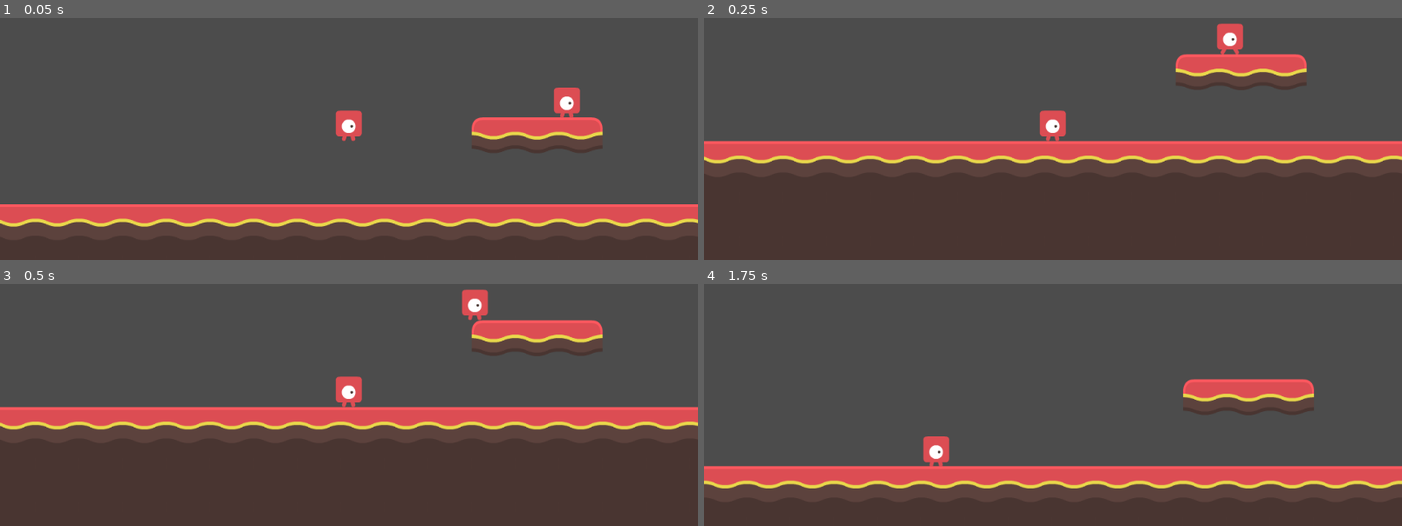
Above: before the commit, frames 1-4 (two rows, left to right).
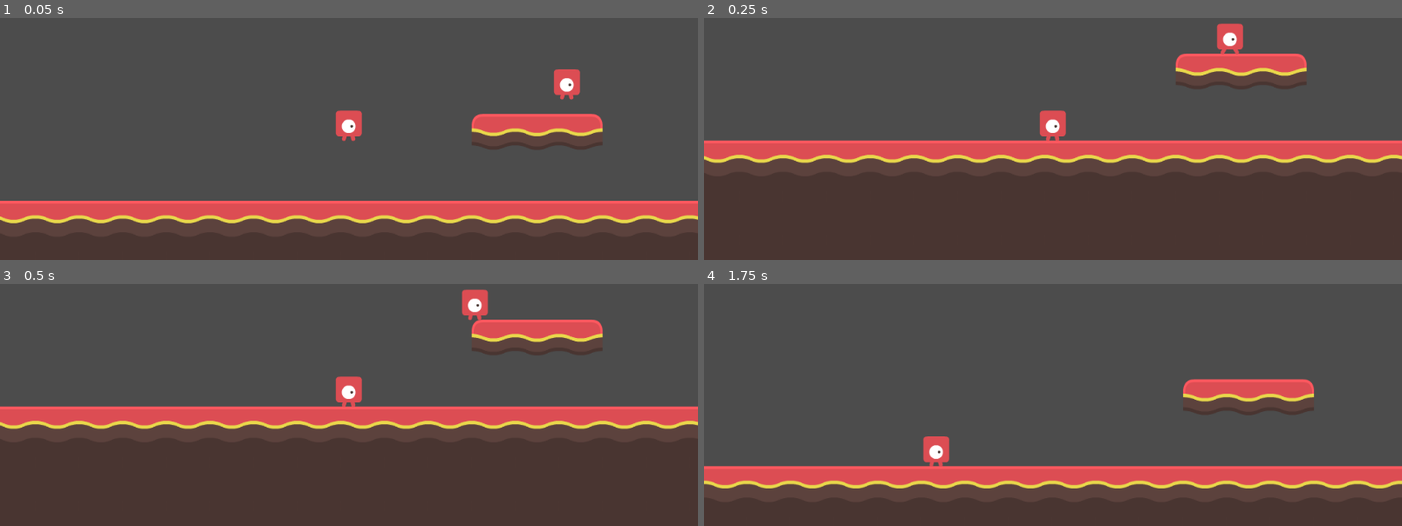
Above: after the commit, the same moments.

Repository: Adimac93/trying-godot
Game: Godot game, scene res://Main.tscn
The game is run twice, just before and just after one commit, with the same random seed, the same clock (stepped at 60 frames per second) and the same inputs.
Inputs:
- Up to frame 1 (0.05 s): no input
- Up to frame 2 (0.25 s): no input
- Up to frame 3 (0.5 s): no input
- Up to frame 4 (1.75 s): hold Right (right) from 0.53 s (still down); tap Up (jump) at 0.77, 1.52 s

The runs differ from the first frame. In frame 1, 7.4% of the frame differs, in the area x 0-100%, y 21-87%; in frame 2, 2.2%; in frame 3, 2.2%; in frame 4, nothing differs.

Commit message:
improve stomp

Diff:
--- a/src/Actors/Enemy.tscn
+++ b/src/Actors/Enemy.tscn
@@ -25,24 +25,26 @@
 script = ExtResource( 4 )
 
 [node name="AnimatedSprite" type="AnimatedSprite" parent="."]
+position = Vector2( 0, -22 )
 frames = SubResource( 2 )
 animation = "walk"
 frame = 1
 
 [node name="CollisionShape2D" type="CollisionShape2D" parent="."]
-position = Vector2( 0, 4.5 )
+position = Vector2( 0, -17.5 )
 shape = SubResource( 1 )
 
 [node name="VisibilityEnabler2D" type="VisibilityEnabler2D" parent="."]
+position = Vector2( 0, -22 )
 physics_process_parent = true
 
 [node name="StompDetector" type="Area2D" parent="."]
 modulate = Color( 0.101961, 0.156863, 0.960784, 1 )
-position = Vector2( 0, -13 )
+position = Vector2( 0, -38 )
 collision_layer = 0
 
 [node name="CollisionShape2D" type="CollisionShape2D" parent="StompDetector"]
-position = Vector2( 0, -8 )
+position = Vector2( 0, -5 )
 shape = SubResource( 3 )
 
 [connection signal="body_entered" from="StompDetector" to="." method="_on_StompDetector_body_entered"]
--- a/src/Actors/Player.gd
+++ b/src/Actors/Player.gd
@@ -4,7 +4,8 @@
 var _can_jump = true
 
 func _on_EnemyDetector_area_entered(area: Area2D) -> void:
-	_velocity = calculate_stomp_velocity(_velocity, stomp_impulse)
+	if area.global_position.y > $EnemyDetector.global_position.y:
+		_velocity = calculate_stomp_velocity(_velocity, stomp_impulse)
 
 func _on_EnemyDetector_body_entered(body: Node) -> void:
 	queue_free()
--- a/src/Actors/Player.tscn
+++ b/src/Actors/Player.tscn
@@ -14,37 +14,39 @@
 } ]
 
 [sub_resource type="RectangleShape2D" id=1]
-extents = Vector2( 15, 20.5 )
+extents = Vector2( 15, 20.25 )
 
 [sub_resource type="RectangleShape2D" id=3]
-extents = Vector2( 20, 23 )
+extents = Vector2( 20, 20 )
 
 [node name="Player" type="KinematicBody2D"]
+position = Vector2( 0, -5 )
 collision_mask = 10
 script = ExtResource( 4 )
 speed = Vector2( 500, 1000 )
 
 [node name="AnimatedSprite" type="AnimatedSprite" parent="."]
-position = Vector2( 0, -22 )
+position = Vector2( 0, -17 )
 frames = SubResource( 2 )
 animation = "walk"
 frame = 1
 
 [node name="CollisionShape2D" type="CollisionShape2D" parent="."]
-position = Vector2( 0, -21 )
+position = Vector2( 0, -16.25 )
 shape = SubResource( 1 )
 
 [node name="Camera2D" type="Camera2D" parent="."]
-position = Vector2( 0.5, -125 )
+position = Vector2( 0.5, -120 )
 current = true
 
 [node name="EnemyDetector" type="Area2D" parent="."]
+position = Vector2( 0, -16 )
 collision_mask = 14
 monitorable = false
 
 [node name="CollisionShape2D" type="CollisionShape2D" parent="EnemyDetector"]
 modulate = Color( 0.290196, 0.0784314, 0.94902, 1 )
-position = Vector2( 0, -23 )
+position = Vector2( 0, -5 )
 shape = SubResource( 3 )
 
 [node name="TimerCoyote" type="Timer" parent="."]
